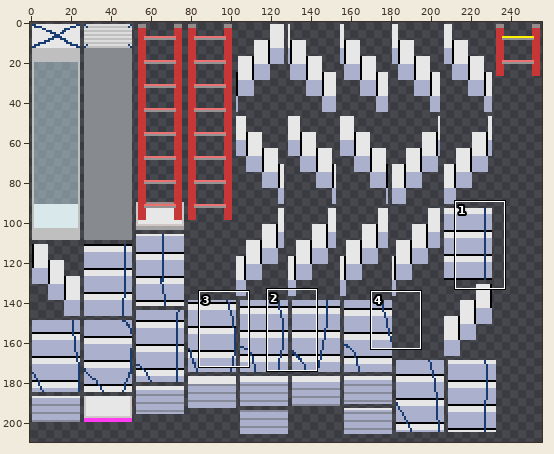
A sprite sheet gets an edit: resources/textures/blocks.png. Above, an overview of the earlier version with the close-up marked.
Close-up. Old version:
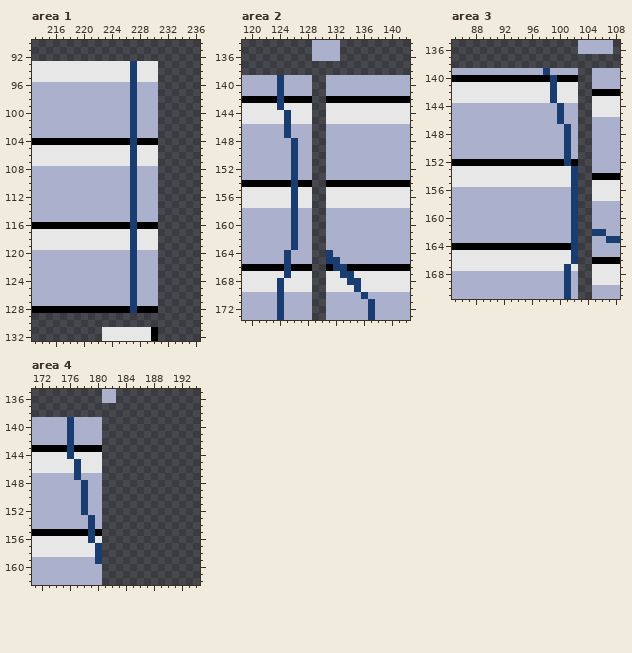
The file is 256x256 pixels. Colours within 5 levels of each other are drawn and written as one. Shown: area 1: x 213..236, y 90..132; area 2: x 119..142, y 134..173; area 3: x 85..108, y 135..171; area 4: x 171..194, y 135..162. The old version is drawn lined up with the new one. The wide view leaves out empty margins. The commit also changed other parts of the picture, which this record leaves out.
After:
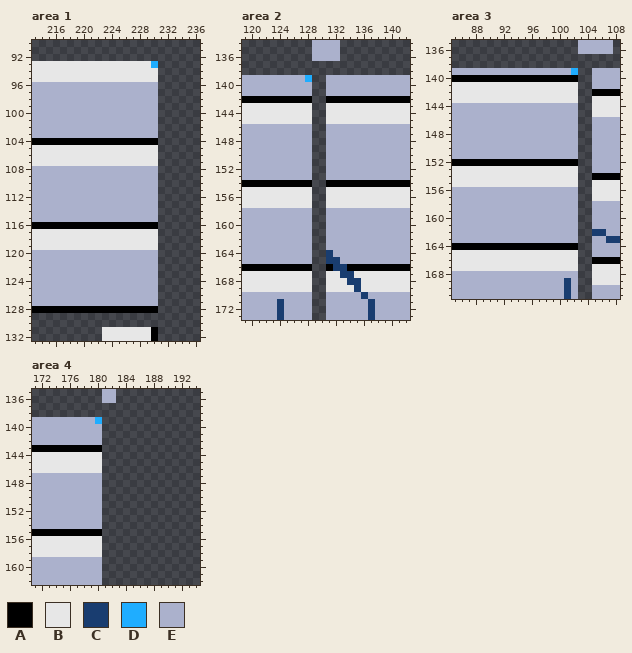
Palette (. is transparent): A #000000  B #e7e7e7  C #193d70  D #1fadff  E #abb1cc
Diff:
drawings rearranged on the sheet (the old picture shows each at its new place)
Area 1:
The edit turns colour C into colour A in row 104 at x 227; in row 116 at x 227; in row 128 at x 227.
The edit turns colour C into colour B in rows 93 to 95 at x 227; in rows 105 to 107 at x 227; in rows 117 to 119 at x 227.
The edit turns colour B into colour D in row 93 at x 230.
The edit turns colour C into colour E in rows 96 to 103 at x 227; in rows 108 to 115 at x 227; in rows 120 to 127 at x 227.
Area 2:
The edit turns colour C into colour A in row 142 at x 124; in row 154 at x 126; in row 166 at x 125.
The edit turns colour C into colour B in row 143 at x 124; in rows 144 to 145 at x 125; in rows 155 to 157 at x 126; in row 167 at x 125; in rows 168 to 169 at x 124.
The edit turns colour E into colour D in row 139 at x 128.
The edit turns colour C into colour E in rows 139 to 141 at x 124; in rows 146 to 147 at x 125; in rows 148 to 153 at x 126; in rows 158 to 163 at x 126; in rows 164 to 165 at x 125; in row 170 at x 124.
Area 3:
The edit turns colour C into colour A in row 140 at x 99; in row 152 at x 101; in row 164 at x 102.
The edit turns colour C into colour B in rows 141 to 143 at x 99; in rows 153 to 155 at x 102; in rows 165 to 166 at x 102; in row 167 at x 101.
The edit turns colour E into colour D in row 139 at x 102.
The edit turns colour C into colour E in row 139 at x 98; in rows 144 to 146 at x 100; in rows 147 to 151 at x 101; in rows 156 to 163 at x 102; in row 168 at x 101.
Area 4:
The edit turns colour C into colour A in row 143 at x 176; in row 155 at x 179.
The edit turns colour C into colour B in row 144 at x 176; in rows 145 to 146 at x 177; in row 156 at x 179; in rows 157 to 158 at x 180.
The edit turns colour E into colour D in row 139 at x 180.
The edit turns colour C into colour E in rows 139 to 142 at x 176; in row 147 at x 177; in rows 148 to 152 at x 178; in rows 153 to 154 at x 179; in row 159 at x 180.
Pixel boxes of the changes (left, top, right, bottom) in both close-ups:
changed: (130, 61, 158, 313)
changed: (277, 75, 298, 299)
changed: (305, 75, 312, 82)
changed: (543, 68, 578, 278)
changed: (67, 417, 102, 564)
